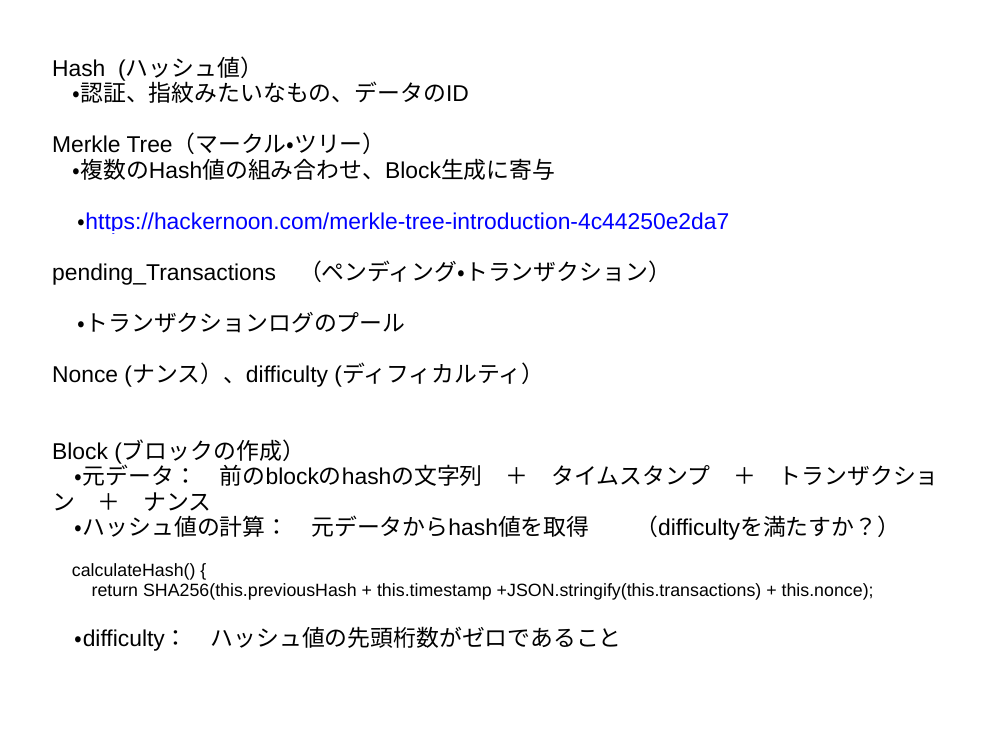
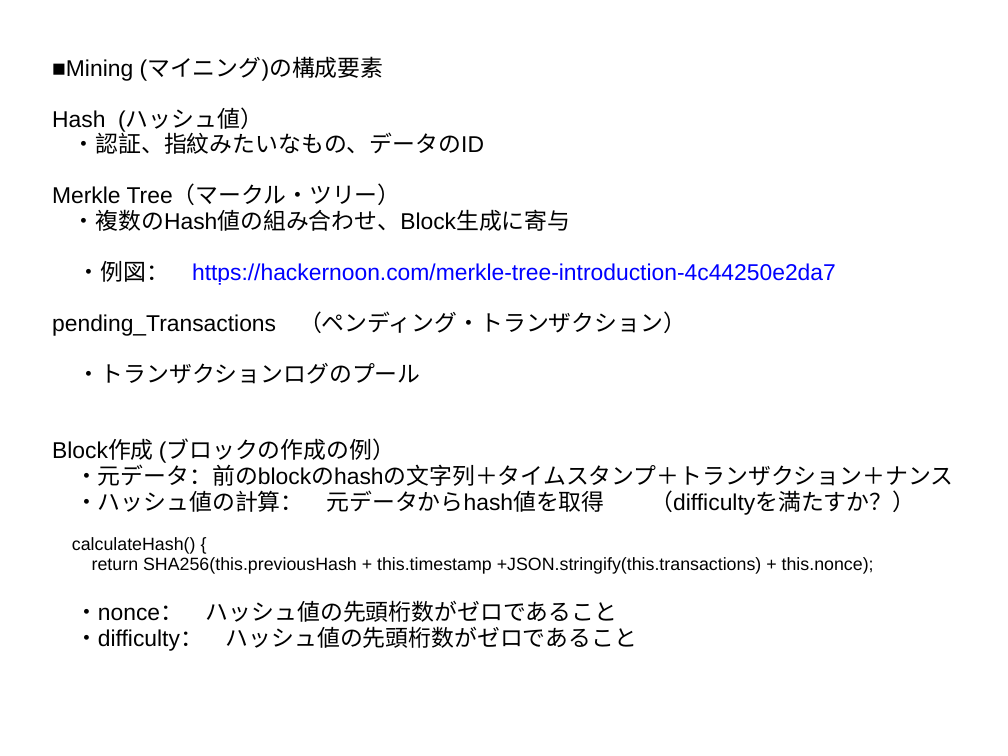
Before and after one commit to Tsukiyama-do/Luther, a slide deck: slide 2 of doc/Flips_blockchain2.pptx. Drawn at 1008x756 pixels with LibreOffice and Linux fonts; fonts in the diff are those of the drawing. Boxes give left, top, right and bottom in pixels: in the first picture for what was removed or moved away, otherwise in the second. Text is boxed around its words. In the diff, an @@ line names an element or a change of style, - is before the commit and + after.

```diff
--- a/doc/Flips_blockchain2.pptx
+++ b/doc/Flips_blockchain2.pptx
@@ text in free at bbox=[52, 57, 384, 81]: paragraph added @@
+■Mining (マイニング)の構成要素
@@ text in free at bbox=[78, 261, 836, 285]: text changed @@
-・https://hackernoon.com/merkle-tree-introduction-4c44250e2da7
+・例図： https://hackernoon.com/merkle-tree-introduction-4c44250e2da7
@@ text in free at bbox=[52, 440, 954, 486]: text changed @@
-Nonce (ナンス）、difficulty (ディフィカルティ）
-Block (ブロックの作成）
-・元データ： 前のblockのhashの文字列 ＋ タイムスタンプ ＋ トランザクション ＋ ナンス
+Block作成 (ブロックの作成の例）
+・元データ：前のblockのhashの文字列＋タイムスタンプ＋トランザクション＋ナンス
@@ text in free at bbox=[75, 600, 617, 622]: paragraph added @@
+・nonce： ハッシュ値の先頭桁数がゼロであること
```
Also in this commit, not shown: 2 other slides changed, 1 other file.
